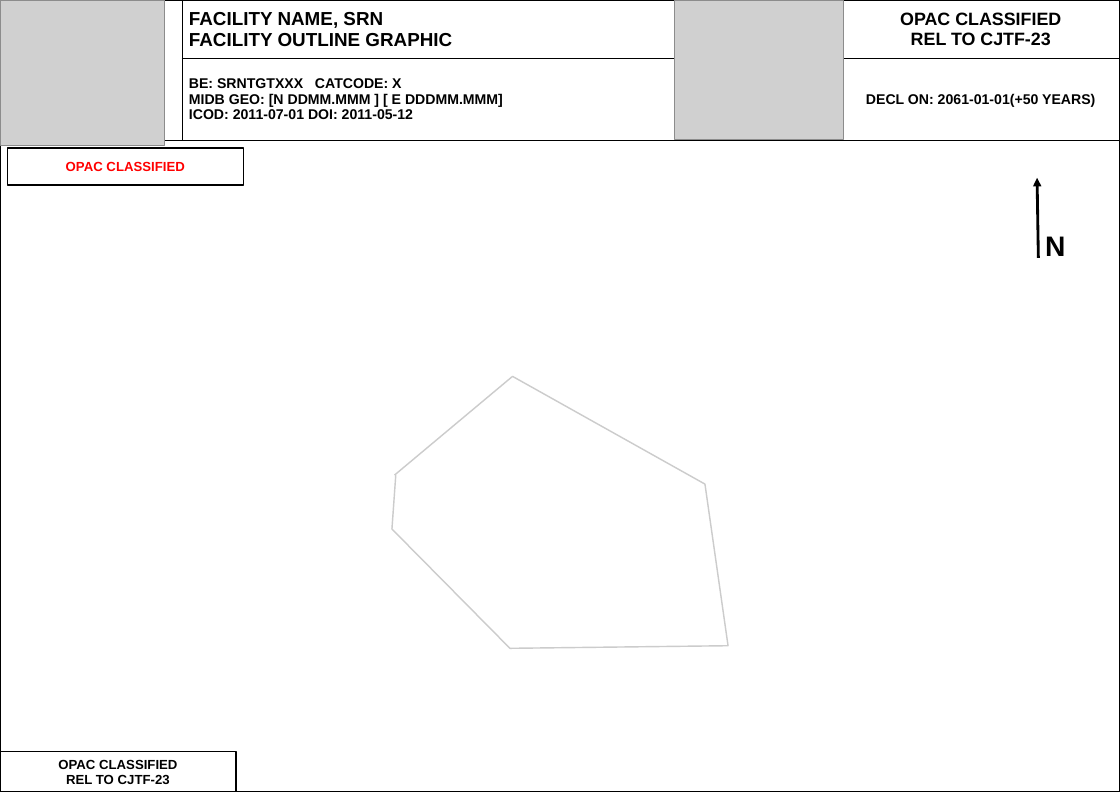
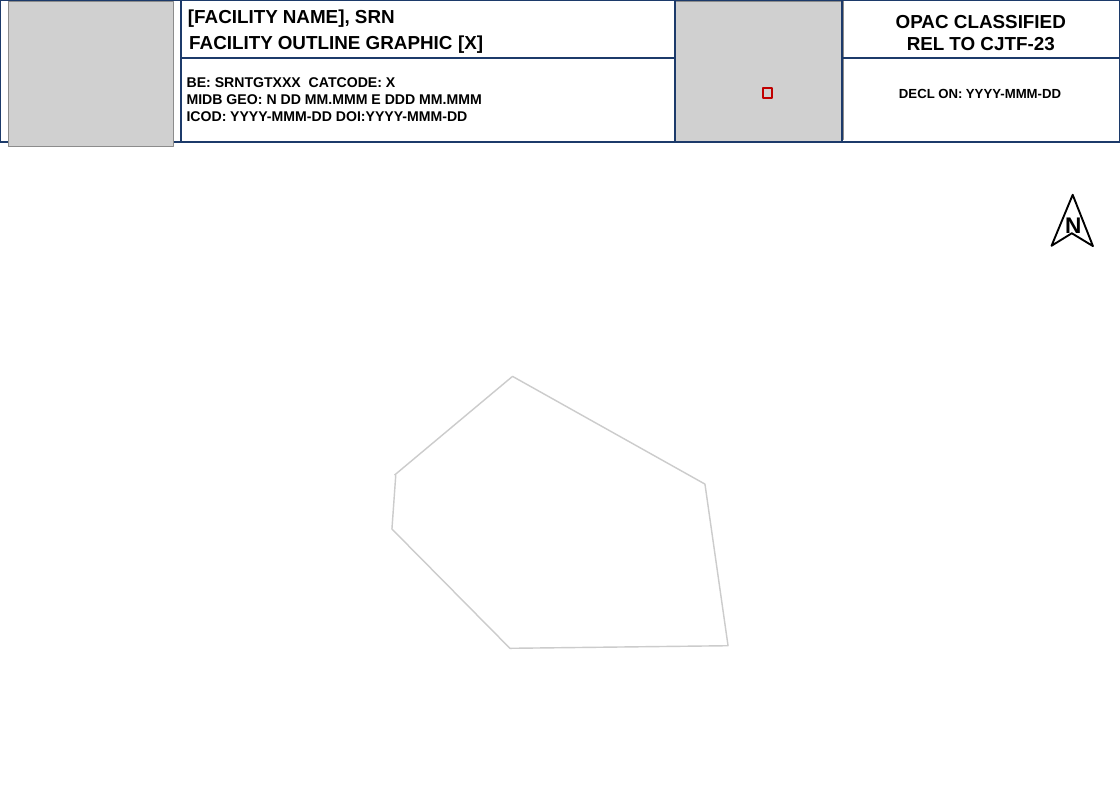
Before and after one commit to 132nd-vWing/OPAT-background, a slide deck: slide 3 of INTEL/Target Folders/OPAC VIS Template - Target Folder.pptx. Drawn at 1120x792 pixels with LibreOffice and Linux fonts; fonts in the diff are those of the drawing; grey boxes stand for pictures. Boxes give left, top, right and bottom in pixels: in the first picture for what was removed or moved away, otherwise in the second. Text is boxed around its words. In the diff, an @@ line names an element or a change of style, - is before the commit and + after.

```diff
--- a/INTEL/Target Folders/OPAC VIS Template - Target Folder.pptx
+++ b/INTEL/Target Folders/OPAC VIS Template - Target Folder.pptx
@@ table removed at [0, 0, 1120, 792], 3 rows, 4 columns @@
- | FACILITY NAME, SRN / FACILITY OUTLINE GRAPHIC | MAP / OVERVIEW | OPAC CLASSIFIED / REL TO CJTF-23
- | BE: SRNTGTXXX CATCODE: X / MIDB GEO: [N DDMM.MMM ] [ E DDDMM.MMM] / ICOD: 2011-07-01 DOI: 2011-05-12 |  | DECL ON: 2061-01-01(+50 YEARS)
- |  |  | 
@@ picture: place and size @@
-picture at [0, 0, 165, 145]
+picture at [8, 1, 173, 146]
@@ text "OPAC CLASSIFIED REL TO CJTF-23": place and size @@
-text "OPAC CLASSIFIED REL TO CJTF-23" at [0, 751, 236, 792]
+text "OPAC CLASSIFIED REL TO CJTF-23" at [896, 15, 1066, 51]
@@ text "OPAC CLASSIFIED REL TO CJTF-23" at [896, 15, 1066, 51]: vertical alignment middle to top; fill #FFFFFF to none; outline #000000 1.5 pt to none @@
@@ text at [896, 15, 1066, 51]: text changed; size 14 to 20 pt @@
-OPAC CLASSIFIED
-REL TO CJTF-23
+OPAC CLASSIFIED
+REL TO CJTF-23
@@ text added at [189, 35, 483, 53], 20 pt, text #000000, bold @@
+FACILITY OUTLINE GRAPHIC [X]
@@ group added at [0, 0, 1120, 142]: 7 rectangles, 3 texts, 1 picture @@
+[FACILITY NAME], SRN
+BE: SRNTGTXXX CATCODE: X
+MIDB GEO: N DD MM.MMM E DDD MM.MMM
+ICOD: YYYY-MMM-DD DOI:YYYY-MMM-DD
+DECL ON: YYYY-MMM-DD
@@ rectangle removed at [7, 148, 243, 186] @@
-OPAC CLASSIFIED
@@ arrow removed from (1039, 258) to (1037, 178) @@
@@ freeform shape added at [1052, 195, 1093, 247], fill #FFFFFF, outline #000000 2 pt @@
@@ text "N": place and size @@
-text "N" at [1045, 236, 1065, 256]
+text "N" at [1065, 215, 1081, 238]
@@ text "N" at [1065, 215, 1081, 238]: size 30 to 24 pt @@
```
Also in this commit, not shown: 13 other slides changed.
